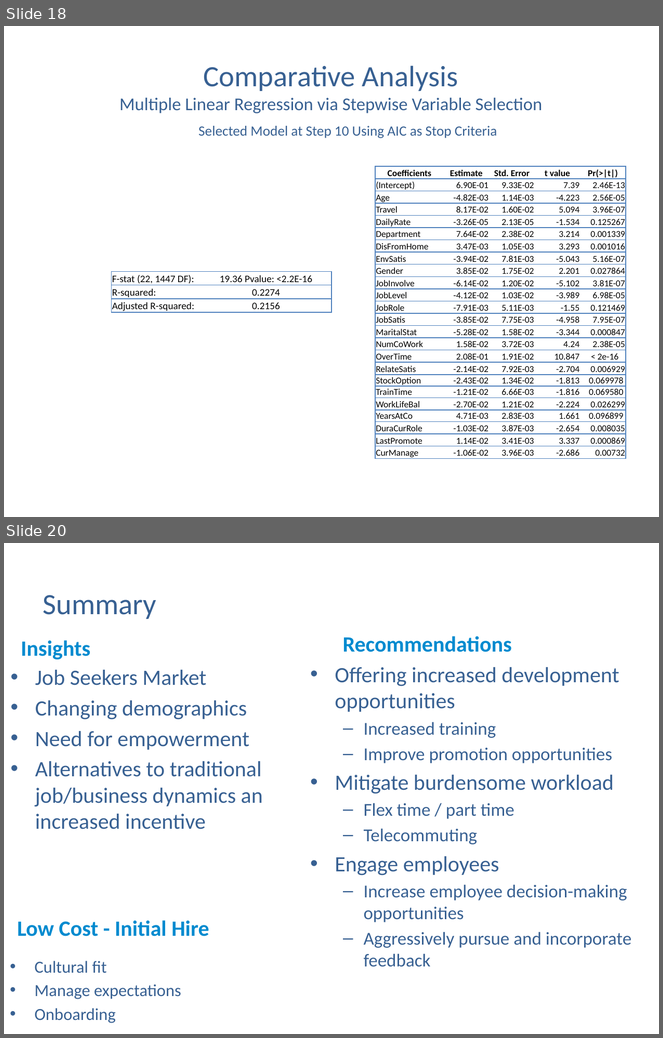
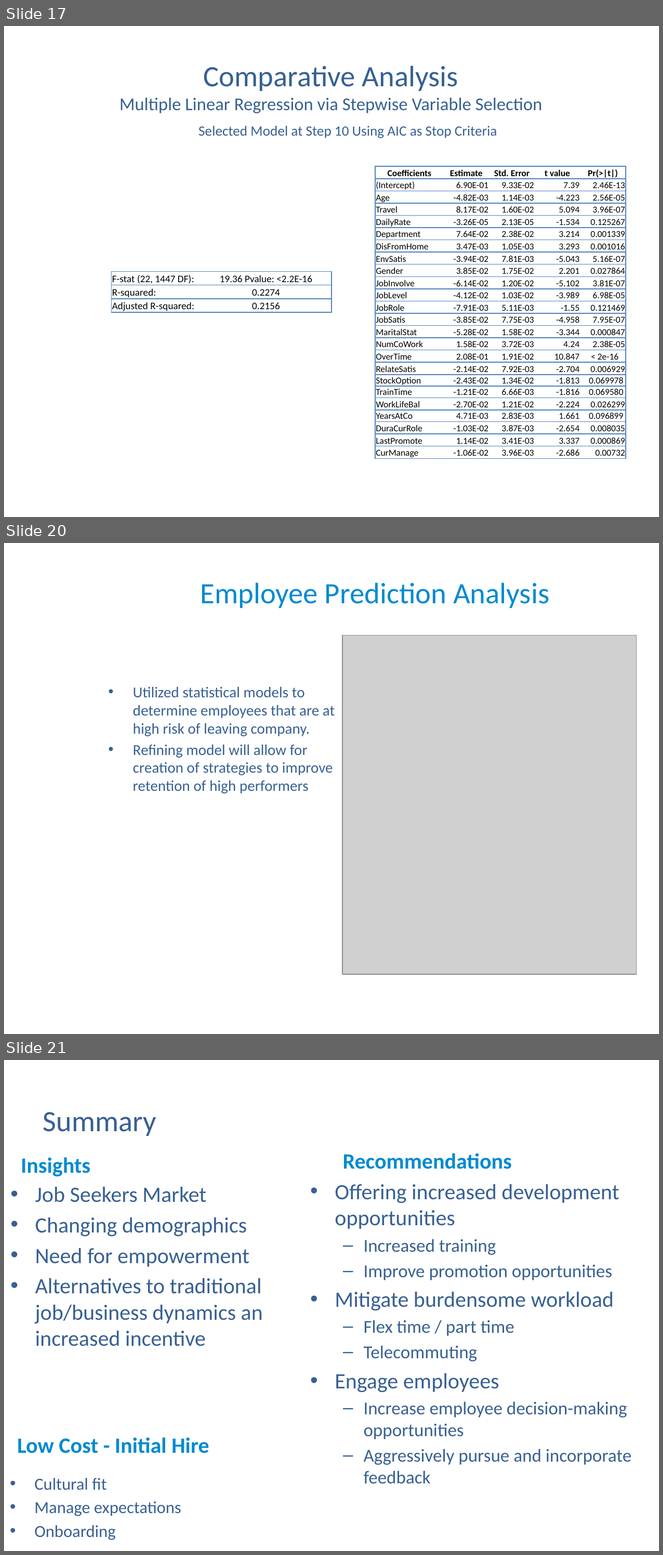
Before and after one commit to anguyen-07/DDS6306_CaseStudy02, a slide deck: DDSAnalytics_CaseStudy2_Updated.pptx. Shown one above the other, each under a label of ours: slides 18 and 20 before the commit, slides 17, 20 and 21 after it; the slides between them are not shown. The pictures are 663x1038 and 663x1555 pixels, drawn with LibreOffice and Linux fonts; fonts in the diff are those of the drawing; grey boxes stand for pictures; background and template pictures are left out. Boxes give left, top, right and bottom in pixels: in the first picture for what was removed or moved away, otherwise in the second. Text is boxed around its words. In the diff, an @@ line names an element or a change of style, - is before the commit and + after.

Commit message:
Uploaded slides
still need to add analysis on performance on true positives and false positives

```diff
--- a/DDSAnalytics_CaseStudy2_Updated.pptx
+++ b/DDSAnalytics_CaseStudy2_Updated.pptx
@@ slide 20 added at (x1=4, y1=543, x2=659, y2=1034), background picture (left out) @@
@@ title added at (x1=200, y1=583, x2=549, y2=608), 32.4 pt, text #018ACF @@
+Employee Prediction Analysis
@@ picture added at (x1=343, y1=636, x2=637, y2=975) @@
@@ text added at (x1=133, y1=687, x2=335, y2=794), 16.6 pt, text #376092 @@
+• Utilized statistical models to determine employees that are at high risk of leaving company.
+• Refining model will allow for creation of strategies to improve retention of high performers
@@ what was slide 18 is now slide 17 @@
@@ what was slide 20 is now slide 21 @@
```
Also in this commit, not shown: 2 other slides added, 2 slides removed.
